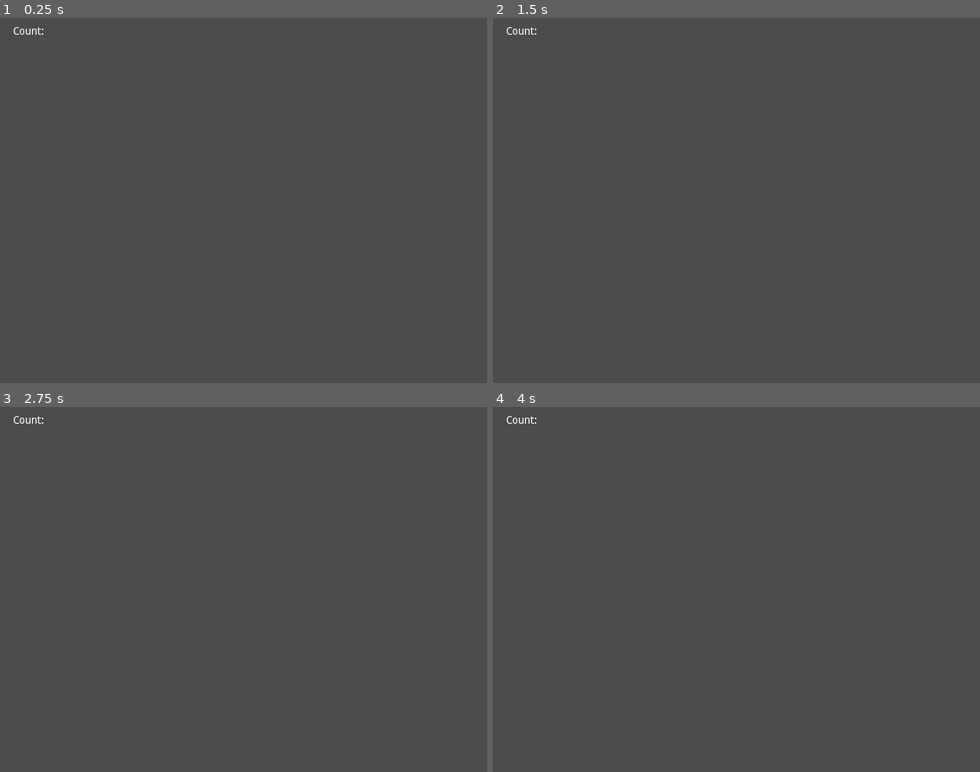
Above: before the commit, frames 1-4 (two rows, left to right).
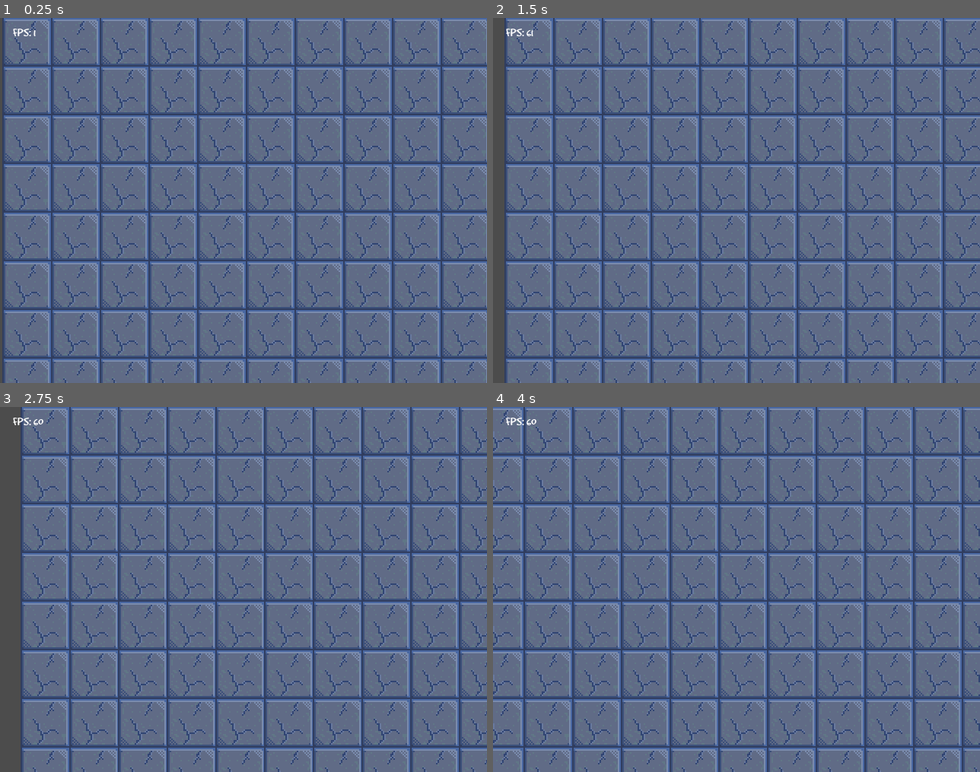
Above: after the commit, the same moments.

Repository: Nyammkatan/GodotUdpGameClient
Game: Godot game, scene res://GameScene.tscn
Same seed, same stepped clock (60 frames per second), same inputs: the game is played once before the commit and once after it. Before the commit the project starts from res://Main.tscn.
Inputs (mouse positions are in pixels of both pictures, inside the frame that each line leads up to):
- Up to frame 1 (0.25 s): no input
- Up to frame 2 (1.5 s): move the mouse to (843, 182) at 0.52 s; move the mouse to (639, 218) at 1.27 s
- Up to frame 3 (2.75 s): move the mouse to (292, 509) at 2.02 s
- Up to frame 4 (4 s): move the mouse to (712, 662) at 2.77 s; move the mouse to (882, 644) at 3.52 s

The runs differ from the first frame. In frame 1, 100% of the frame differs, in the area x 0-100%, y 0-100%; in frame 2, 98%; in frame 3, 96%; in frame 4, 100%.
Error before the commit: Parse Error: Mixed tabs and spaces in indentation. (res://client_class.gd:43)

Commit message:
Light system understood

Diff:
--- a/Block.tscn
+++ b/Block.tscn
@@ -8,6 +8,9 @@
 
 [node name="Block" type="Area2D"]
 script = ExtResource( 1 )
+__meta__ = {
+"_edit_group_": true
+}
 
 [node name="Sprite" type="Sprite" parent="."]
 position = Vector2( 0, -0.583977 )
--- /dev/null
+++ b/Camera2D.gd
@@ -0,0 +1,29 @@
+extends Camera2D
+
+# Declare member variables here. Examples:
+# var a = 2
+# var b = "text"
+
+# Called when the node enters the scene tree for the first time.
+func _ready():
+	pass # Replace with function body.
+
+func getWorldX(x):
+	return x-position.x
+
+func getWorldY(y):
+	return y-position.y
+
+func getMouseX():
+	return get_viewport().get_mouse_position().x
+
+func getMouseY():
+	return get_viewport().get_mouse_position().y
+
+# Called every frame. 'delta' is the elapsed time since the previous frame.
+func _process(delta):
+	for i in range(10):
+		for j in range(10):
+			if ($C.get_node("TileMap").get_cell(j-position.x/32, i-position.y/32) == -1):
+				$C.get_node("TileMap").set_cell(j-position.x/32, i-position.y/32, 1)
+	position.x+=10*delta
--- /dev/null
+++ b/GameScene.gd
@@ -0,0 +1,9 @@
+extends Node2D
+
+func _ready():
+	pass # Replace with function body.
+
+# Called every frame. 'delta' is the elapsed time since the previous frame.
+func _process(delta):
+	$UI.get_node("Label").text = "FPS: "+str(Engine.get_frames_per_second())
+	pass
--- /dev/null
+++ b/GameScene.tscn
@@ -0,0 +1,65 @@
+[gd_scene load_steps=7 format=2]
+
+[ext_resource path="res://GameScene.gd" type="Script" id=1]
+[ext_resource path="res://Fonts/font1.ttf" type="DynamicFontData" id=2]
+[ext_resource path="res://Camera2D.gd" type="Script" id=3]
+[ext_resource path="res://Sprites/TileMap01.png" type="Texture" id=4]
+
+[sub_resource type="DynamicFont" id=17]
+font_data = ExtResource( 2 )
+
+[sub_resource type="TileSet" id=16]
+0/name = "TileMap01.png 0"
+0/texture = ExtResource( 4 )
+0/tex_offset = Vector2( 0, 0 )
+0/modulate = Color( 1, 1, 1, 1 )
+0/region = Rect2( 32, 0, 32, 32 )
+0/tile_mode = 0
+0/occluder_offset = Vector2( 0, 0 )
+0/navigation_offset = Vector2( 0, 0 )
+0/shapes = [  ]
+0/z_index = 0
+1/name = "TileMap01.png 1"
+1/texture = ExtResource( 4 )
+1/tex_offset = Vector2( 0, 0 )
+1/modulate = Color( 1, 1, 1, 1 )
+1/region = Rect2( 64, 0, 32, 32 )
+1/tile_mode = 0
+1/occluder_offset = Vector2( 0, 0 )
+1/navigation_offset = Vector2( 0, 0 )
+1/shapes = [  ]
+1/z_index = 0
+
+[node name="Main" type="Node2D"]
+script = ExtResource( 1 )
+
+[node name="UI" type="CanvasLayer" parent="."]
+editor/display_folded = true
+
+[node name="Label" type="Label" parent="UI"]
+margin_left = 17.0
+margin_top = 11.0
+margin_right = 67.0
+margin_bottom = 28.0
+custom_fonts/font = SubResource( 17 )
+text = "FPS: "
+
+[node name="Camera2D" type="Camera2D" parent="."]
+scale = Vector2( 2, 2 )
+script = ExtResource( 3 )
+
+[node name="C" type="CanvasModulate" parent="Camera2D"]
+
+[node name="TileMap" type="TileMap" parent="Camera2D/C"]
+tile_set = SubResource( 16 )
+cell_size = Vector2( 32, 32 )
+format = 1
+tile_data = PoolIntArray( 0, 1, 262144 )
+__meta__ = {
+"_edit_lock_": true
+}
+
+[node name="entities" type="Node2D" parent="Camera2D/C"]
+position = Vector2( -86.8605, -0.263779 )
+
+[node name="lights" type="Node2D" parent="Camera2D/C"]
--- a/project.godot
+++ b/project.godot
@@ -21,7 +21,7 @@
 [application]
 
 config/name="UdpTestProject"
-run/main_scene="res://Main.tscn"
+run/main_scene="res://GameScene.tscn"
 config/icon="res://icon.png"
 
 [display]
@@ -32,6 +32,7 @@
 [rendering]
 
 quality/driver/driver_name="GLES2"
+quality/2d/use_pixel_snap=true
 vram_compression/import_etc=true
 vram_compression/import_etc2=false
 environment/default_environment="res://default_env.tres"
Binary file added: Fonts/font1.ttf
Binary file added: Sprites/TileMap01.png
Not shown, added: Sprites/TileMap01.png.import
Binary file added: Sprites/light1.png
Not shown, added: Sprites/light1.png.import
Binary file added: Sprites/light2.png
Not shown, added: Sprites/light2.png.import
Not shown, changed: export_presets.cfg
